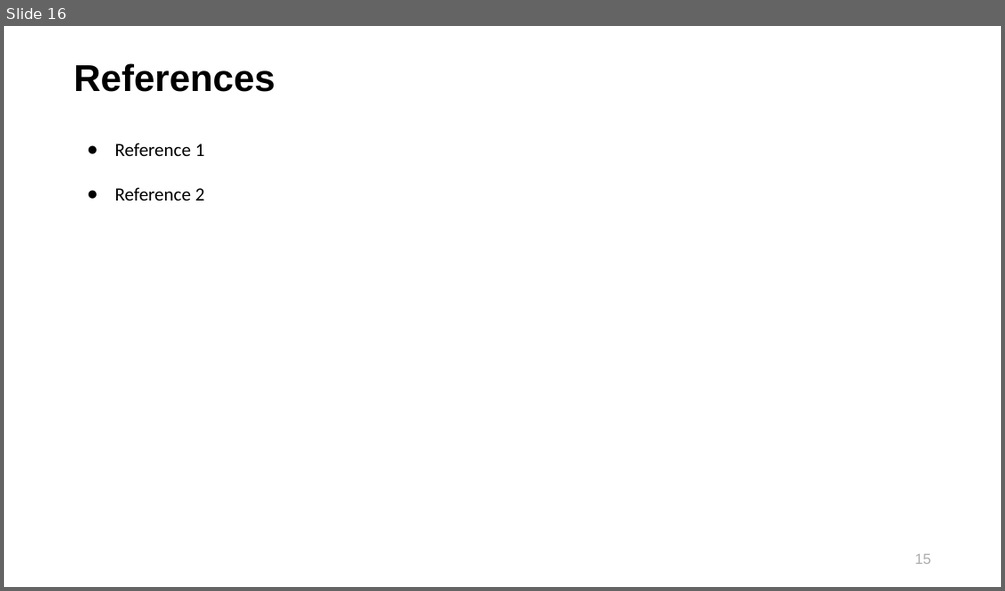
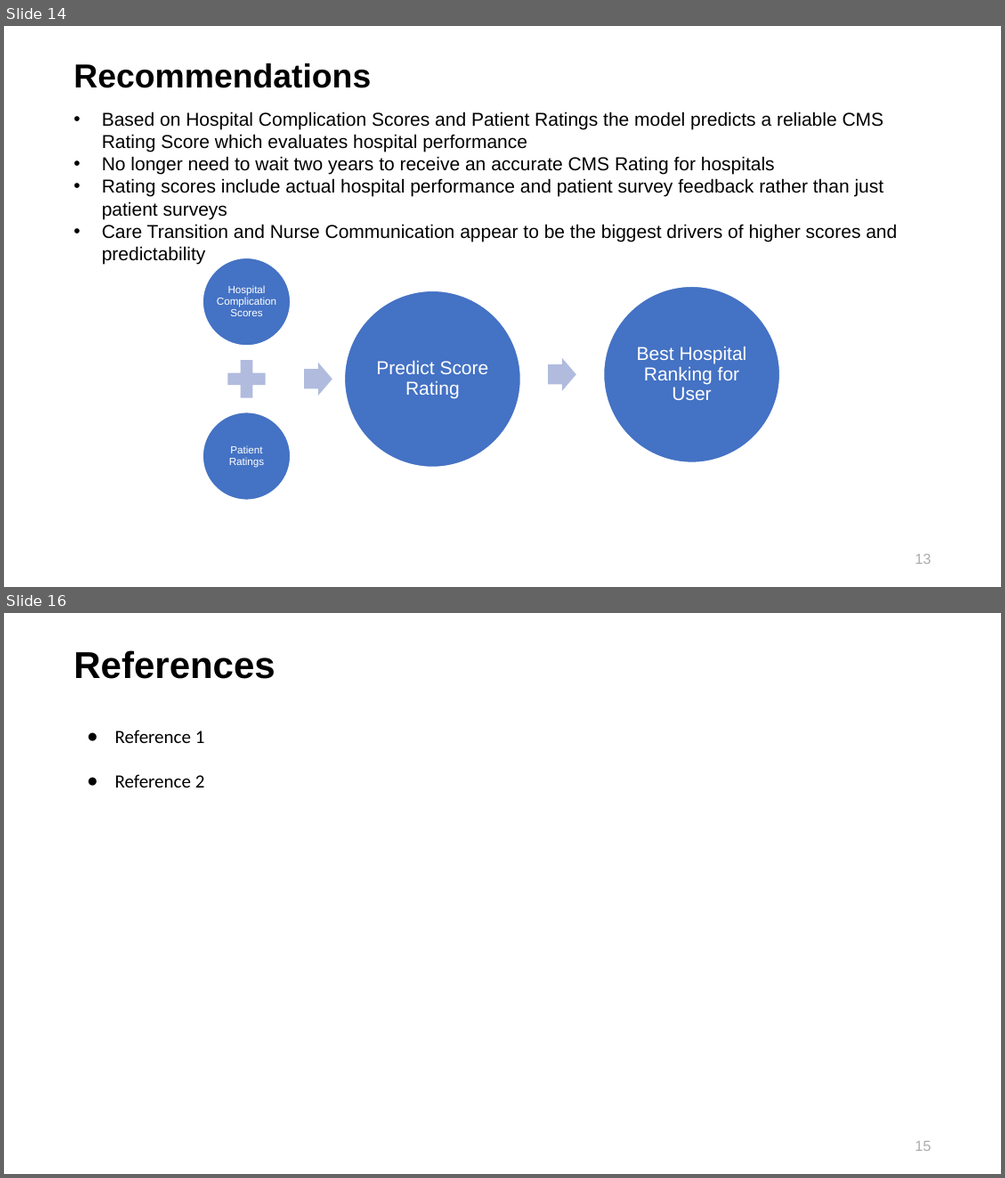
Before and after one commit to maringow/DataMiningGroupProject, a slide deck: Data Mining_Final Project_Hospital Ranking.pptx. Shown one above the other, each under a label of ours: slide 16 before the commit, slides 14 and 16 after it; the slides between them are not shown. The pictures are 1005x591 and 1005x1178 pixels, drawn with LibreOffice and Linux fonts; fonts in the diff are those of the drawing; background and template pictures are left out. Boxes give left, top, right and bottom in pixels: in the first picture for what was removed or moved away, otherwise in the second. Text is boxed around its words. In the diff, an @@ line names an element or a change of style, - is before the commit and + after.

```diff
--- a/Data Mining_Final Project_Hospital Ranking.pptx
+++ b/Data Mining_Final Project_Hospital Ranking.pptx
@@ slide 14 added at [4, 26, 1001, 587], background picture (left out) @@
@@ title added at [73, 63, 371, 88], 32 pt, text #000000, bold @@
+Recommendations
@@ text added at [102, 111, 897, 264], 18 pt, text #000000 @@
+• Based on Hospital Complication Scores and Patient Ratings the model predicts a reliable CMS Rating Score which evaluates hospital performance
+• No longer need to wait two years to receive an accurate CMS Rating for hospitals
+• Rating scores include actual hospital performance and patient survey feedback rather than just patient surveys
+• Care Transition and Nurse Communication appear to be the biggest drivers of higher scores and predictability
@@ ellipse added at [603, 286, 780, 463], fill #4472C4, outline #FFFFFF 2 pt @@
@@ text added at [637, 346, 747, 400], 18 pt, text #FFFFFF @@
+Best Hospital Ranking for User
@@ group added at [202, 257, 521, 500]: 3 ellipses, 3 texts, 1 plus sign, 1 right arrow @@
+Hospital Complication Scores
+Patient Ratings
+Predict Score Rating
@@ right arrow added at [549, 358, 577, 391], fill #B0BCDE @@
@@ page number added at [914, 554, 930, 564], 14 pt, text #AEABAB @@
+13
```
Also in this commit, not shown: 1 other slide added, 2 slides removed.
